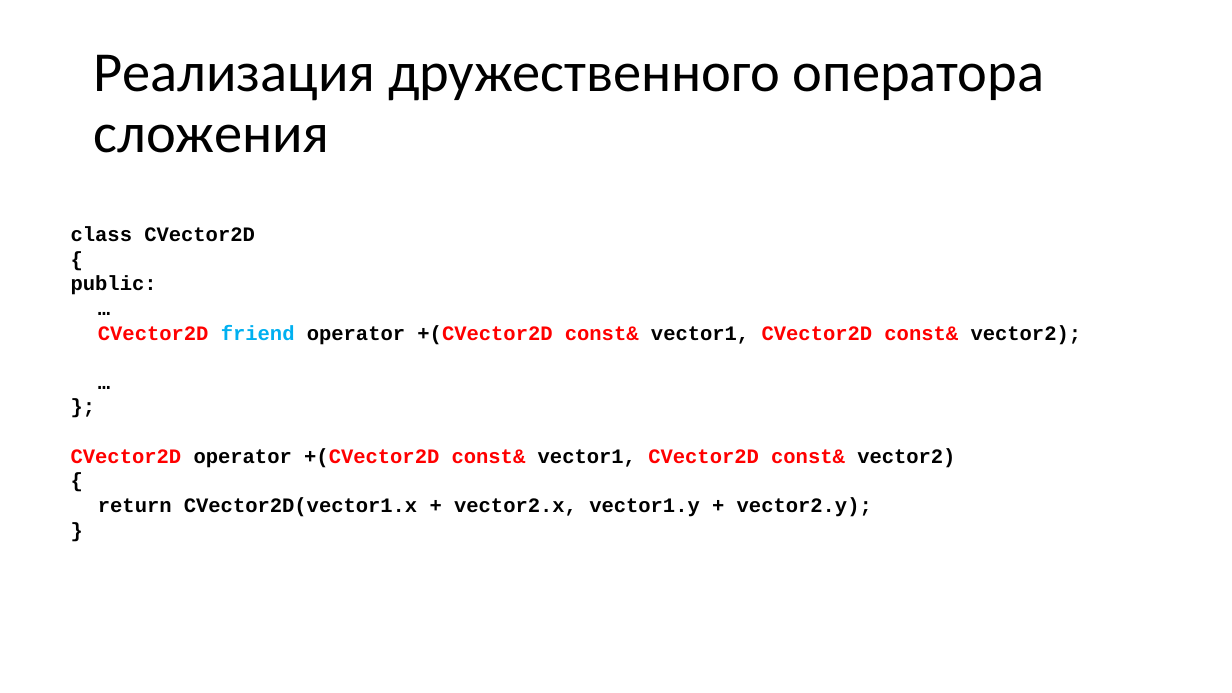
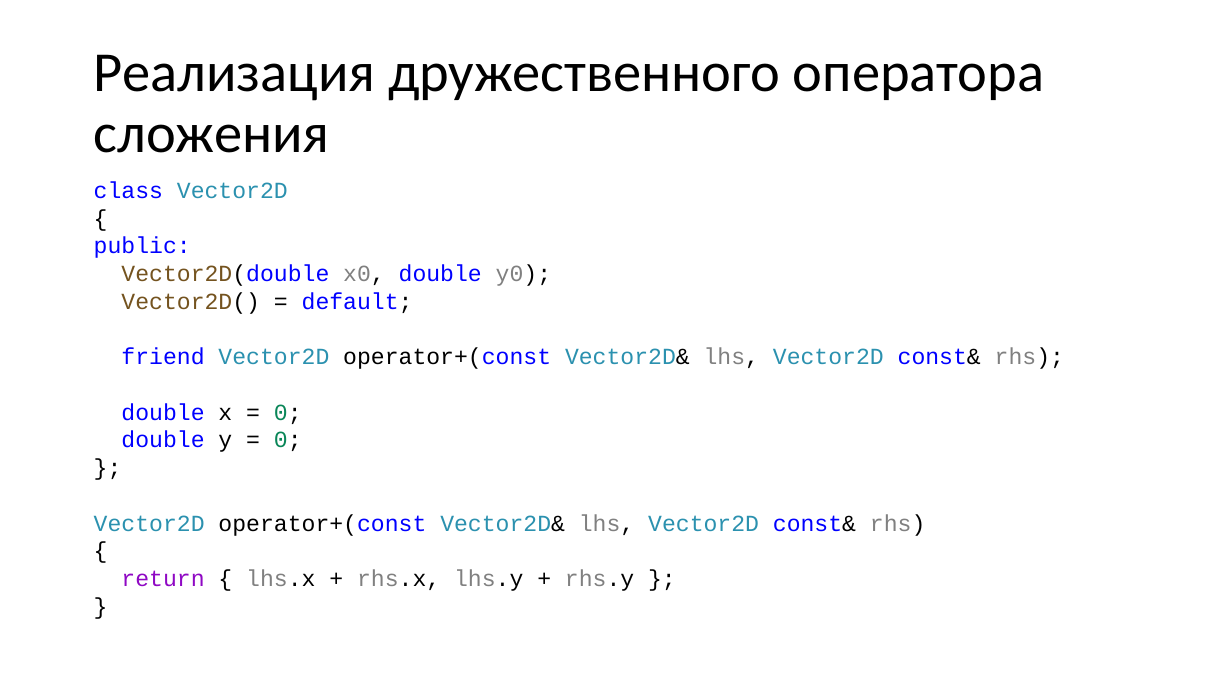
Before and after one commit to alexey-malov/oop, a slide deck: slide 14 of lectures/04/Дружественные функции и классы. Перегрузка операций.pptx (slide 20 before the commit). Drawn at 1232x693 pixels with LibreOffice and Linux fonts; fonts in the diff are those of the drawing. Boxes give left, top, right and bottom in pixels: in the first picture for what was removed or moved away, otherwise in the second. Text is boxed around its words. In the diff, an @@ line names an element or a change of style, - is before the commit and + after.

```diff
--- a/lectures/04/Дружественные функции и классы. Перегрузка операций.pptx
+++ b/lectures/04/Дружественные функции и классы. Перегрузка операций.pptx
@@ text "class Vector2D": place and size @@
-text "class Vector2D" at [71, 227, 1082, 517]
+text "class Vector2D" at [94, 181, 1064, 591]
@@ text at [94, 181, 288, 199]: text changed; size 16 to 18 pt; text colour #000000 to #2B91AF; bold off @@
-class CVector2D
+class Vector2D
@@ text at [94, 237, 191, 258]: size 16 to 18 pt, bold off in "{", "public:", "};", "{" and 1 more places; text colour #000000 to #0000FF in "public:" @@
@@ text at [121, 264, 1064, 452]: text changed; size 16 to 18 pt; text colour #FF0000 to #0000FF; bold off @@
-…
-CVector2D friend operator +(CVector2D const& vector1, CVector2D const& vector2);
-…
+Vector2D(double x0, double y0);
+Vector2D() = default;
+friend Vector2D operator+(const Vector2D& lhs, Vector2D const& rhs);
+double x = 0;
+double y = 0;
@@ text at [94, 514, 925, 536]: text changed; size 16 to 18 pt; text colour #FF0000 to #2B91AF; bold off @@
-CVector2D operator +(CVector2D const& vector1, CVector2D const& vector2)
+Vector2D operator+(const Vector2D& lhs, Vector2D const& rhs)
@@ text at [121, 569, 634, 591]: text changed; size 16 to 18 pt; bold off @@
-return CVector2D(vector1.x + vector2.x, vector1.y + vector2.y);
+return { lhs.x + rhs.x, lhs.y + rhs.y };
```
Also in this commit, not shown: 27 other slides changed, 6 slides added, 17 slides removed.
